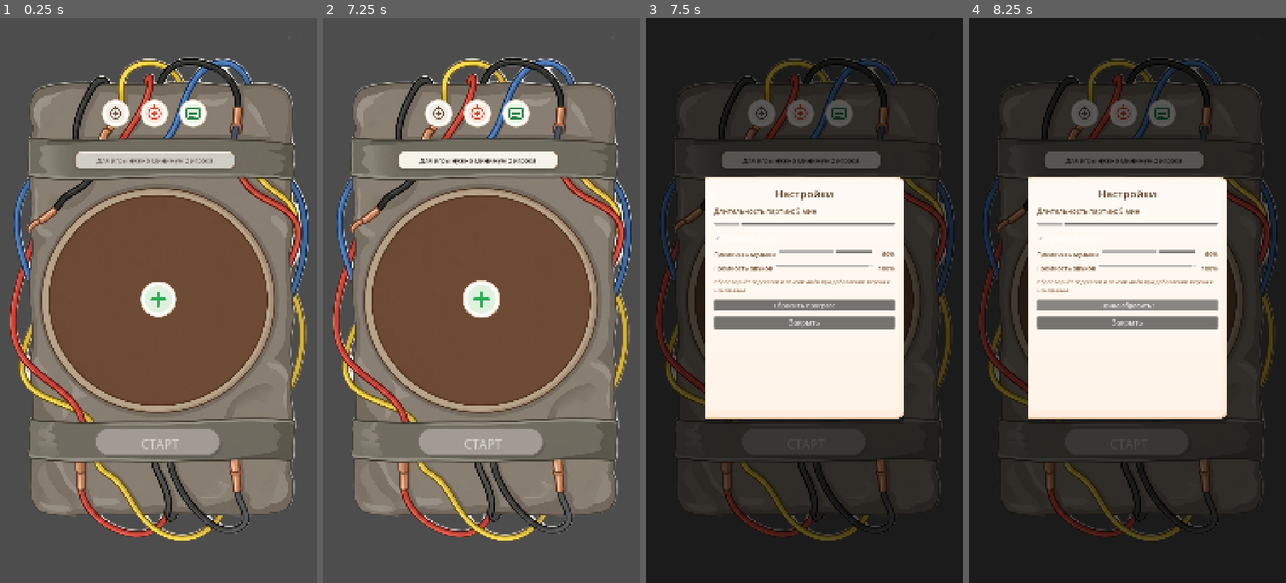
Above: before the commit, frames 1-4 (left to right).
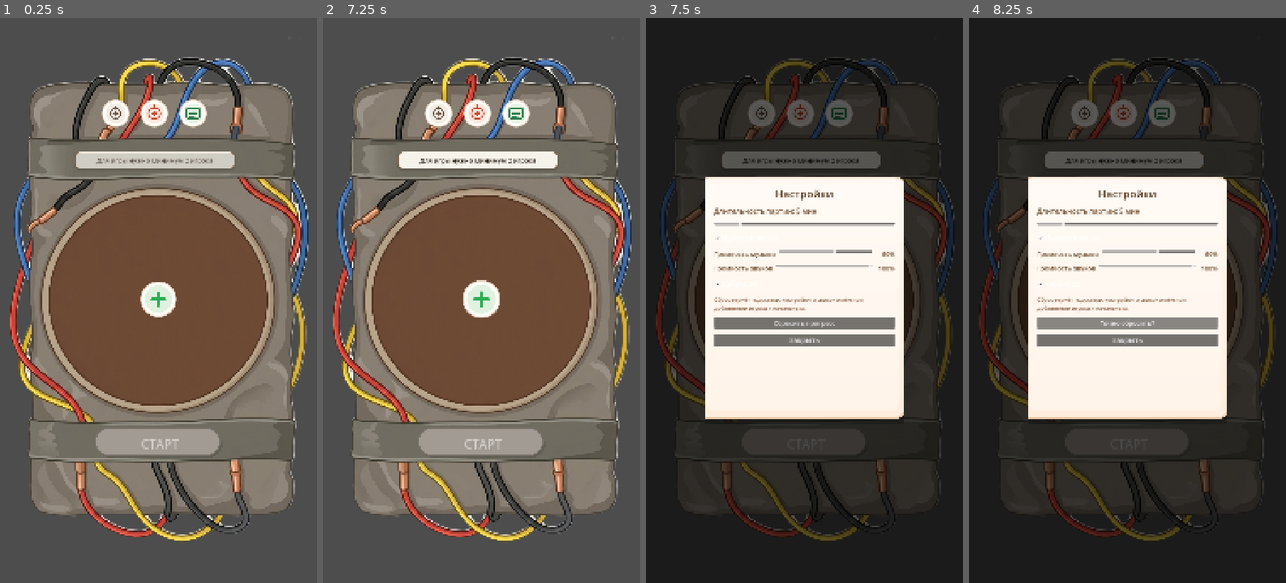
Above: after the commit, the same moments.

Repository: GGamezebo/GodBomb
Game: Godot game, scene res://main.tscn
The game is run twice, just before and just after one commit, with the same random seed, the same clock (stepped at 60 frames per second) and the same inputs.
Inputs (mouse positions are in pixels of both pictures, inside the frame that each line leads up to):
- Up to frame 1 (0.25 s): no input
- Up to frame 2 (7.25 s): click (516, 114) at 0.5 s; click (481, 300) at 1.25 s; click "Закрыть" at 2 s; click (516, 114) at 2.75 s; click (481, 300) at 3.5 s; click "Закрыть" at 4.25 s; click (516, 114) at 5 s; click (481, 300) at 5.75 s; click "Закрыть" at 6.5 s
- Up to frame 3 (7.5 s): click (760, 114) at 7.25 s
- Up to frame 4 (8.25 s): click "Сбросить прогресс" at 8 s

Frames 1-2 are identical in both runs. In frame 3, 2.9% of the frame differs, in the area x 21-79%, y 46-59%; in frame 4, 2.9%.
Error after the commit: Parse Error: Identifier "Haptics" not declared in the current scope. (res://src/features/player_selection/player_icon.gd:399)

Commit message:
settings

Diff:
--- a/core/systems/haptics/haptics_manager.gd
+++ b/core/systems/haptics/haptics_manager.gd
@@ -12,6 +12,7 @@
 
 @export var game_events: GameEvents
 @export var game_manager: GameManager
+@export var account: PDataAccount
 
 var listener: EventListener = EventListener.new()
 var _play_tick_timer: float = 0.0
@@ -89,7 +90,4 @@
 
 
 func _vibrate(duration_ms: int) -> void:
-	if duration_ms <= 0:
-		return
-	if OS.has_feature("mobile") or OS.has_feature("android") or OS.has_feature("ios"):
-		Input.vibrate_handheld(duration_ms)
+	Haptics.vibrate(duration_ms, account)
--- a/src/contexts/game_context/game_context.tscn
+++ b/src/contexts/game_context/game_context.tscn
@@ -61,10 +61,11 @@
 [node name="ResultState" type="Node" parent="GameManager" unique_id=652645902]
 script = ExtResource("8")
 
-[node name="HapticsManager" type="Node" parent="." unique_id=1545768573 node_paths=PackedStringArray("game_manager")]
+[node name="HapticsManager" type="Node" parent="." unique_id=1545768573 node_paths=PackedStringArray("game_manager", "account")]
 script = ExtResource("25")
 game_events = ExtResource("15")
 game_manager = NodePath("../GameManager")
+account = ExtResource("13")
 
 [node name="GameSound" type="Node" parent="." unique_id=960212167]
 script = ExtResource("11")
--- a/src/contexts/main_context/account/pdata_account.gd
+++ b/src/contexts/main_context/account/pdata_account.gd
@@ -8,6 +8,9 @@
 const HOLD_EDIT_HINT_MAX_VIEWS := 2
 const DEFAULT_MUSIC_VOLUME := 0.6
 const DEFAULT_SFX_VOLUME := 1.0
+const DEFAULT_GAME_TIME_MINUTES := 5
+const DEFAULT_MUSIC_ENABLED := true
+const DEFAULT_HAPTICS_ENABLED := true
 
 const DEFAULT_FUNNY_NAMES: Array[String] = [
 	"Котлетка-O'Бомба",
@@ -154,11 +157,25 @@
 	emit_changed()
 
 
+func get_haptics_enabled() -> bool:
+	return bool(data.get("haptics_enabled", true))
+
+
+func set_haptics_enabled(enabled: bool) -> void:
+	data["haptics_enabled"] = enabled
+	emit_changed()
+
+
 func reset_progress() -> void:
 	data["games_played"] = 0
 	data["recent_player_names"] = DEFAULT_FUNNY_NAMES.duplicate()
 	data.erase("has_edited_player")
 	data["hints_seen"] = {}
+	data["game_time_minutes"] = DEFAULT_GAME_TIME_MINUTES
+	data["music_enabled"] = DEFAULT_MUSIC_ENABLED
+	data["music_volume"] = DEFAULT_MUSIC_VOLUME
+	data["sfx_volume"] = DEFAULT_SFX_VOLUME
+	data["haptics_enabled"] = DEFAULT_HAPTICS_ENABLED
 	emit_changed()
 
 
--- a/src/features/menu/settings_window.gd
+++ b/src/features/menu/settings_window.gd
@@ -12,6 +12,7 @@
 @export var music_value_label: Label
 @export var sfx_slider: HSlider
 @export var sfx_value_label: Label
+@export var haptics_check: CheckBox
 @export var reset_button: Button
 @export var close_button: Button
 
@@ -28,6 +29,8 @@
 		music_slider.value_changed.connect(_on_music_volume_changed)
 	if sfx_slider:
 		sfx_slider.value_changed.connect(_on_sfx_volume_changed)
+	if haptics_check:
+		haptics_check.toggled.connect(_on_haptics_toggled)
 	if reset_button:
 		reset_button.pressed.connect(_on_reset_pressed)
 	if close_button:
@@ -75,6 +78,8 @@
 	if sfx_slider:
 		sfx_slider.value = account.get_sfx_volume() * 100.0
 		_update_sfx_label(account.get_sfx_volume())
+	if haptics_check:
+		haptics_check.button_pressed = account.get_haptics_enabled()
 
 
 func _on_game_time_changed(value: float) -> void:
@@ -113,6 +118,12 @@
 	_save_account()
 
 
+func _on_haptics_toggled(enabled: bool) -> void:
+	if account:
+		account.set_haptics_enabled(enabled)
+	_save_account()
+
+
 func _on_reset_pressed() -> void:
 	if not account:
 		return
@@ -125,6 +136,14 @@
 	if reset_button:
 		reset_button.text = "Сбросить прогресс"
 	account.reset_progress()
+	_sync_from_account()
+	if menu_events:
+		menu_events.ev_game_time_changed.emit(account.get_game_time_minutes())
+	var audio := _get_audio_controller()
+	if audio:
+		audio.set_music_enabled(account.get_music_enabled())
+		audio.set_music_volume(account.get_music_volume())
+		audio.set_sfx_volume(account.get_sfx_volume())
 	_save_account()
 	if player_selection_widget:
 		player_selection_widget.reload_from_account()
--- a/src/features/menu/settings_window.tscn
+++ b/src/features/menu/settings_window.tscn
@@ -3,7 +3,7 @@
 [ext_resource type="Script" path="res://src/features/menu/settings_window.gd" id="1"]
 [ext_resource type="Texture2D" path="res://assets/party_kitchen/edit_panel.svg" id="2"]
 
-[node name="SettingsWindow" type="Control" node_paths=PackedStringArray("game_time_slider", "game_time_label", "music_check", "music_slider", "music_value_label", "sfx_slider", "sfx_value_label", "reset_button", "close_button")]
+[node name="SettingsWindow" type="Control" node_paths=PackedStringArray("game_time_slider", "game_time_label", "music_check", "music_slider", "music_value_label", "sfx_slider", "sfx_value_label", "haptics_check", "reset_button", "close_button")]
 layout_mode = 3
 anchors_preset = 15
 anchor_right = 1.0
@@ -18,6 +18,7 @@
 music_value_label = NodePath("Panel/Margin/VBox/MusicRow/MusicValueLabel")
 sfx_slider = NodePath("Panel/Margin/VBox/SfxRow/SfxSlider")
 sfx_value_label = NodePath("Panel/Margin/VBox/SfxRow/SfxValueLabel")
+haptics_check = NodePath("Panel/Margin/VBox/HapticsCheck")
 reset_button = NodePath("Panel/Margin/VBox/ResetButton")
 close_button = NodePath("Panel/Margin/VBox/CloseButton")
 
@@ -135,11 +136,17 @@
 text = "100%"
 horizontal_alignment = 2
 
+[node name="HapticsCheck" type="CheckBox" parent="Panel/Margin/VBox"]
+layout_mode = 2
+theme_override_font_sizes/font_size = 24
+button_pressed = true
+text = "Вибрация"
+
 [node name="ResetHint" type="Label" parent="Panel/Margin/VBox"]
 layout_mode = 2
 theme_override_font_sizes/font_size = 18
 theme_override_colors/font_color = Color(0.55, 0.38, 0.28, 1)
-text = "Сброс вернёт подсказки и список имён при добавлении игрока к начальным."
+text = "Сброс вернёт подсказки, настройки и список имён при добавлении игрока к начальным."
 autowrap_mode = 3
 
 [node name="ResetButton" type="Button" parent="Panel/Margin/VBox"]
--- a/src/features/player_selection/player_icon.gd
+++ b/src/features/player_selection/player_icon.gd
@@ -396,7 +396,7 @@
 
 	if progress >= 0.75 and not _hold_vibrated:
 		_hold_vibrated = true
-		Input.vibrate_handheld(18)
+		Haptics.vibrate(18)
 
 
 func _update_drag_stretch() -> void:
